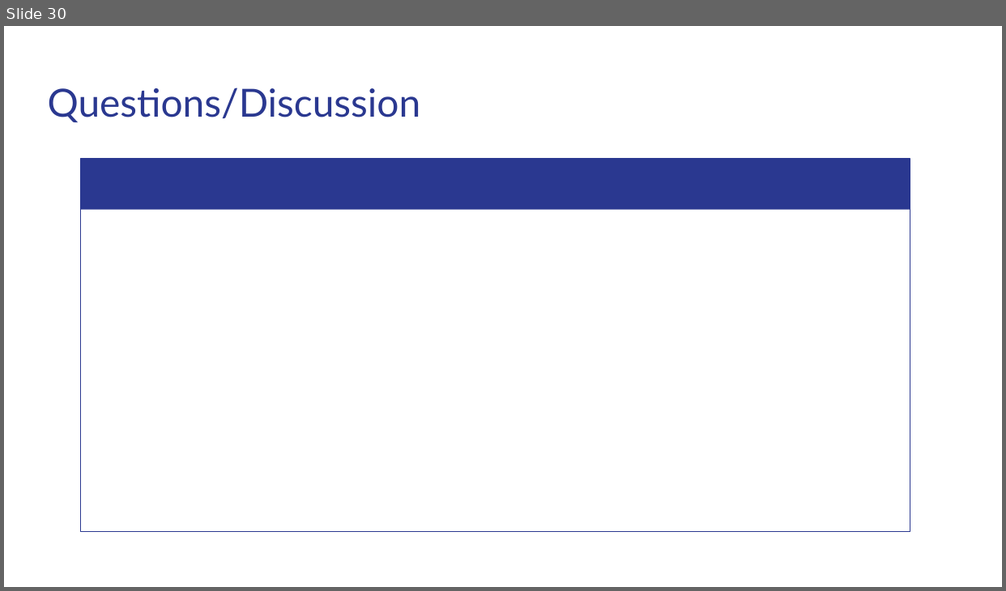
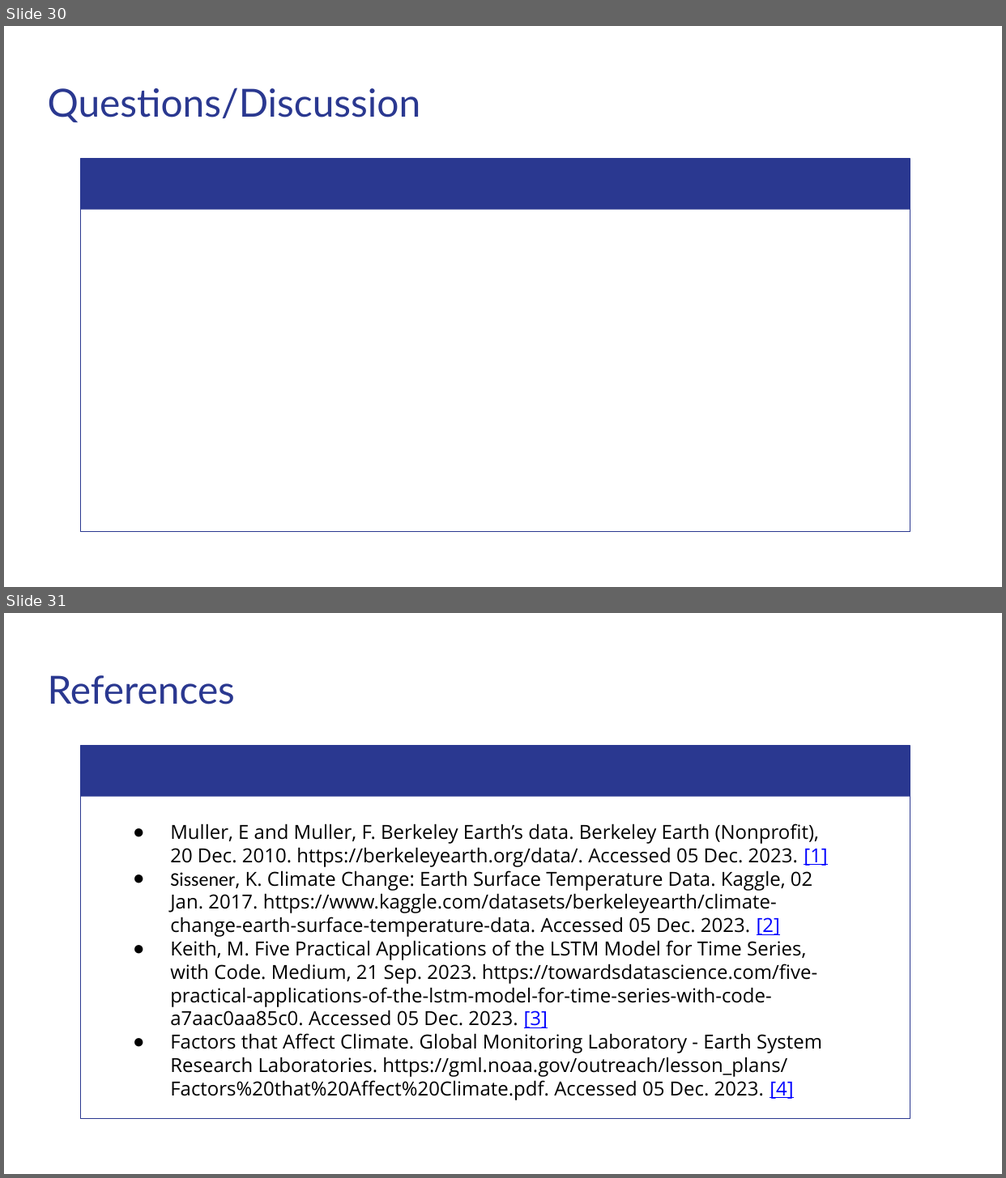
Before and after one commit to matthewshawnkehoe/Data-Science-Projects, a slide deck: Capstone Projects/Capstone_Two_Supervised_ML/Predicting_Temperature_Change.pptx. Shown one above the other, each under a label of ours: slide 30 before the commit, slides 30 and 31 after it. The pictures are 1006x591 and 1006x1178 pixels, drawn with LibreOffice and Linux fonts; fonts in the diff are those of the drawing. Boxes give left, top, right and bottom in pixels: in the first picture for what was removed or moved away, otherwise in the second. Text is boxed around its words. In the diff, an @@ line names an element or a change of style, - is before the commit and + after.

```diff
--- a/Capstone Projects/Capstone_Two_Supervised_ML/Predicting_Temperature_Change.pptx
+++ b/Capstone Projects/Capstone_Two_Supervised_ML/Predicting_Temperature_Change.pptx
@@ slide 31 added at (x1=4, y1=613, x2=1002, y2=1174), background #FFFFFF @@
@@ title added at (x1=48, y1=675, x2=235, y2=705), 28 pt, text #2A3890 @@
+References
@@ freeform shape added at (x1=80, y1=746, x2=910, y2=797), fill #2A3890 @@
@@ freeform shape added at (x1=80, y1=746, x2=910, y2=1119), outline #2A3890 0.75 pt @@
@@ text added at (x1=170, y1=824, x2=827, y2=1101), 14 pt, text #000000 @@
+● Muller, E and Muller, F. Berkeley Earth’s data. Berkeley Earth (Nonprofit), 20 Dec. 2010. https://berkeleyearth.org/data/. Accessed 05 Dec. 2023. [1]
+● Sissener, K. Climate Change: Earth Surface Temperature Data. Kaggle, 02 Jan. 2017. https://www.kaggle.com/datasets/berkeleyearth/climate-change-earth-surface-temperature-data. Accessed 05 Dec. 2023. [2]
+● Keith, M. Five Practical Applications of the LSTM Model for Time Series, with Code. Medium, 21 Sep. 2023. https://towardsdatascience.com/five-practical-applications-of-the-lstm-model-for-time-series-with-code-a7aac0aa85c0. Accessed 05 Dec. 2023. [3]
+● Factors that Affect Climate. Global Monitoring Laboratory - Earth System Research Laboratories. https://gml.noaa.gov/outreach/lesson_plans/ Factors%20that%20Affect%20Climate.pdf. Accessed 05 Dec. 2023. [4]
```
Also in this commit, not shown: 5 slides changed, 1 other slide added.
